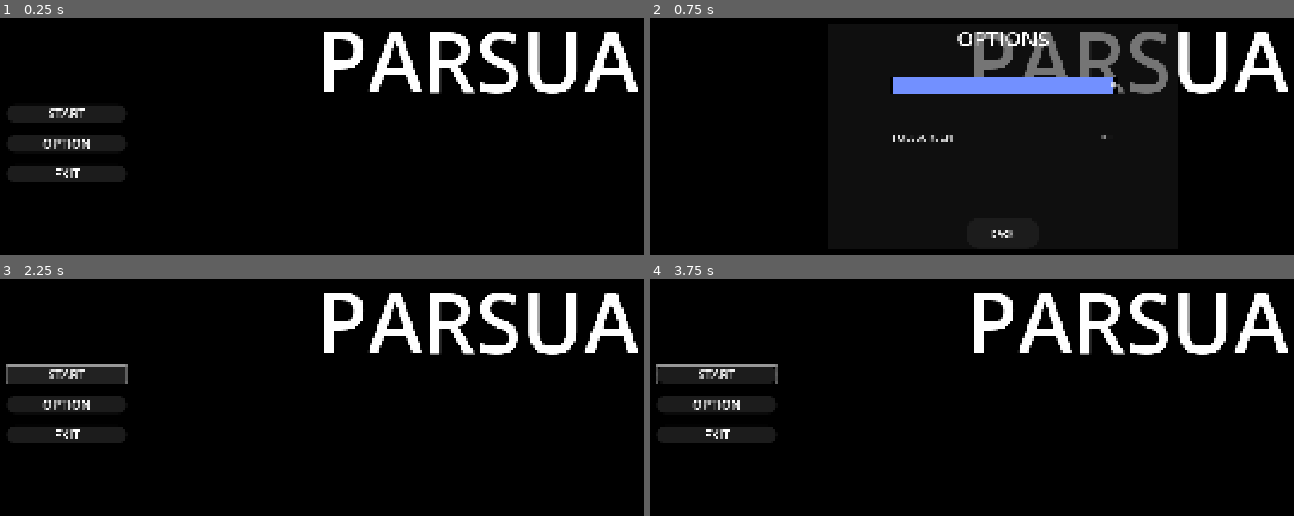
Above: before the commit, frames 1-4 (two rows, left to right).
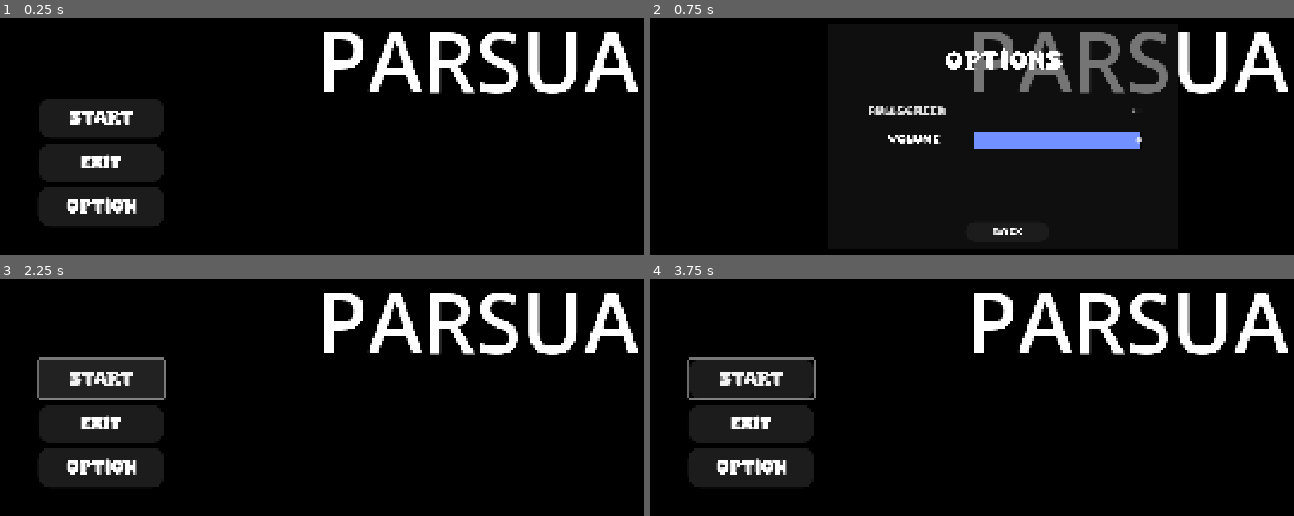
Above: after the commit, the same moments.

Repository: CARLFHG/PARSUA
Game: Godot game, scene res://scene/main_menu.tscn
Two runs of this game, one before a commit and one after it. Both use one fixed random seed, a clock stepped at 60 frames per second and the inputs below. This scene is started directly instead of the project's main scene. Video files are missing from this copy of the repository; at most half a second of black plays in their place.
Inputs (mouse positions are in pixels of both pictures, inside the frame that each line leads up to):
- Up to frame 1 (0.25 s): no input
- Up to frame 2 (0.75 s): click "OPTION" at 0.5 s
- Up to frame 3 (2.25 s): click "BACK" at 1.25 s; click "START" at 2 s
- Up to frame 4 (3.75 s): click "START" at 2.75 s; tap Enter at 3.5 s; move the mouse to (1178, 376) at 3.52 s; hold D (right) from 3.53 s (still down); click (1178, 376) at 3.67 s

The runs differ from the first frame. In frame 1, 8.5% of the frame differs, in the area x 1-26%, y 34-88%; in frame 2, 6.4%; in frame 3, 9.3%, in the area x 0-26%, y 32-88%; in frame 4, 9.2%.

Commit message:
change font and shi

Diff:
--- a/main menu bg/main_menu.gd
+++ b/main menu bg/main_menu.gd
@@ -1,21 +1,31 @@
 extends Control
 
-@onready var main_buttons: VBoxContainer = $MainButtons
-@onready var options: Panel = $Options
+@onready var start_button = $start
+@onready var exit_button = $exit
+@onready var option_button = $option
+@onready var options = $Options
 
 func _on_exit_pressed():
 	get_tree().quit() #CLOSE THE GAME
 
 func _ready():
-	main_buttons.visible= true #PARA VISIBLE SA MAIN MENU
-	options.visible= false #PARA DI MUNA MAG SHOW
+	# Make individual buttons visible
+	start_button.visible = true
+	exit_button.visible = true
+	option_button.visible = true
+
+	options.visible = false # This one stays the same
 
 
 func _on_button_2_pressed() -> void:
 	print("Settings pressed")
-	main_buttons.visible=false #PARA MAWALA UNG MAIN BUTTONS
-	options.visible=true #PARA MAG POP UP OPTIONS
+	# Hide the individual buttons
+	start_button.visible = false
+	exit_button.visible = false
+	option_button.visible = false
 
+	# Show the options panel
+	options.visible = true
 
 
 
--- a/scene/main_menu.tscn
+++ b/scene/main_menu.tscn
@@ -1,8 +1,9 @@
-[gd_scene load_steps=10 format=3 uid="uid://dkeph3lm33fjb"]
+[gd_scene load_steps=11 format=3 uid="uid://dkeph3lm33fjb"]
 
 [ext_resource type="Script" uid="uid://cyb36m76e7eps" path="res://main menu bg/main_menu.gd" id="1_sepwh"]
 [ext_resource type="VideoStream" uid="uid://ux2fveck7ait" path="res://main menu bg/Pixel Animation - Ocean Wave Loop.ogv" id="2_14wem"]
 [ext_resource type="Script" uid="uid://d2abhrobcx7ji" path="res://main menu bg/h_slider.gd" id="3_2atga"]
+[ext_resource type="FontFile" uid="uid://cni2e2jgi8ela" path="res://images/asssets/text/Super Pixel Personal Use.ttf" id="3_14wem"]
 [ext_resource type="Script" uid="uid://b1suxbrbt7q5y" path="res://main menu bg/check_button.gd" id="4_by01r"]
 [ext_resource type="AudioStream" uid="uid://dq5udpcyrf6p4" path="res://main menu bg/Pahina - Cup of Joe (Official Audio).mp3" id="5_dclss"]
 
@@ -45,40 +46,43 @@
 expand = true
 loop = true
 
-[node name="MainButtons" type="VBoxContainer" parent="."]
-layout_mode = 1
-anchors_preset = 4
-anchor_top = 0.5
-anchor_bottom = 0.5
-offset_left = 129.0
-offset_top = -210.0
-offset_right = 417.0
-offset_bottom = 243.0
-grow_vertical = 2
-theme_override_constants/separation = 30
-alignment = 1
-
-[node name="Button" type="Button" parent="MainButtons"]
-layout_mode = 2
-theme_override_colors/font_color = Color(16.638432, 16.638432, 16.638432, 1)
-theme_override_font_sizes/font_size = 30
+[node name="start" type="Button" parent="."]
+layout_mode = 0
+offset_left = 206.0
+offset_top = 447.0
+offset_right = 507.0
+offset_bottom = 542.6
+theme_override_colors/font_color = Color(16.638432, 16.638432, 16.638432, 1)
+theme_override_colors/font_outline_color = Color(0, 0, 0, 1)
+theme_override_fonts/font = ExtResource("3_14wem")
+theme_override_font_sizes/font_size = 35
 theme_override_styles/normal = SubResource("StyleBoxFlat_wtjmy")
 text = "START"
 
-[node name="Button2" type="Button" parent="MainButtons"]
-layout_mode = 2
-theme_override_colors/font_color = Color(16.638432, 16.638432, 16.638432, 1)
-theme_override_font_sizes/font_size = 30
-theme_override_styles/normal = SubResource("StyleBoxFlat_wtjmy")
-text = "OPTION"
-
-[node name="exit" type="Button" parent="MainButtons"]
-layout_mode = 2
-theme_override_colors/font_color = Color(16.638432, 16.638432, 16.638432, 1)
-theme_override_font_sizes/font_size = 30
+[node name="exit" type="Button" parent="."]
+layout_mode = 0
+offset_left = 205.0
+offset_top = 557.0
+offset_right = 506.0
+offset_bottom = 648.5
+theme_override_colors/font_color = Color(16.638432, 16.638432, 16.638432, 1)
+theme_override_fonts/font = ExtResource("3_14wem")
+theme_override_font_sizes/font_size = 35
 theme_override_styles/normal = SubResource("StyleBoxFlat_wtjmy")
 text = "EXIT
 "
+
+[node name="option" type="Button" parent="."]
+layout_mode = 0
+offset_left = 204.0
+offset_top = 659.0
+offset_right = 507.0
+offset_bottom = 755.0
+theme_override_colors/font_color = Color(16.638432, 16.638432, 16.638432, 1)
+theme_override_fonts/font = ExtResource("3_14wem")
+theme_override_font_sizes/font_size = 35
+theme_override_styles/normal = SubResource("StyleBoxFlat_wtjmy")
+text = "OPTION"
 
 [node name="Label" type="Label" parent="."]
 layout_mode = 0
@@ -107,20 +111,39 @@
 layout_mode = 1
 anchors_preset = 10
 anchor_right = 1.0
-offset_bottom = 136.75
-grow_horizontal = 2
+offset_left = 0.5
+offset_top = 59.875
+offset_right = 0.5
+offset_bottom = 110.875
+grow_horizontal = 2
+theme_override_fonts/font = ExtResource("3_14wem")
 theme_override_font_sizes/font_size = 50
 text = "OPTIONS"
 horizontal_alignment = 1
 
+[node name="VOLUME" type="Label" parent="Options"]
+layout_mode = 1
+anchors_preset = 10
+anchor_right = 1.0
+offset_left = 142.5
+offset_top = 262.875
+offset_right = -573.5
+offset_bottom = 287.875
+grow_horizontal = 2
+theme_override_fonts/font = ExtResource("3_14wem")
+theme_override_font_sizes/font_size = 24
+text = "VOLUME"
+horizontal_alignment = 1
+
 [node name="HSlider" type="HSlider" parent="Options"]
 layout_mode = 1
 anchors_preset = 5
 anchor_left = 0.5
 anchor_right = 0.5
-offset_left = -268.0
-offset_right = 273.0
-offset_bottom = 294.0625
+offset_left = -68.0
+offset_top = 225.875
+offset_right = 334.0
+offset_bottom = 329.9375
 grow_horizontal = 2
 theme_override_styles/slider = SubResource("StyleBoxLine_fu7sn")
 theme_override_styles/grabber_area = SubResource("StyleBoxFlat_glbon")
@@ -131,6 +154,26 @@
 script = ExtResource("3_2atga")
 audio_bus_name = "Musika"
 
+[node name="exit2" type="Button" parent="Options"]
+layout_mode = 1
+anchors_preset = 8
+anchor_left = 0.5
+anchor_top = 0.5
+anchor_right = 0.5
+anchor_bottom = 0.5
+offset_left = -90.0
+offset_top = 204.0
+offset_right = 109.0
+offset_bottom = 251.0
+grow_horizontal = 2
+grow_vertical = 2
+theme_override_colors/font_color = Color(16.638432, 16.638432, 16.638432, 1)
+theme_override_fonts/font = ExtResource("3_14wem")
+theme_override_font_sizes/font_size = 20
+theme_override_styles/normal = SubResource("StyleBoxFlat_wtjmy")
+text = "BACK
+"
+
 [node name="CheckButton" type="CheckButton" parent="Options"]
 layout_mode = 1
 anchors_preset = 8
@@ -138,42 +181,24 @@
 anchor_top = 0.5
 anchor_right = 0.5
 anchor_bottom = 0.5
-offset_left = -272.5
-offset_top = -33.375
-offset_right = 272.5
-offset_bottom = 33.375
-grow_horizontal = 2
-grow_vertical = 2
+offset_left = -331.0
+offset_top = -96.0
+offset_right = 343.0
+offset_bottom = -29.25
+grow_horizontal = 2
+grow_vertical = 2
+theme_override_fonts/font = ExtResource("3_14wem")
 theme_override_font_sizes/font_size = 24
 text = "FULLSCREEN"
 script = ExtResource("4_by01r")
-
-[node name="exit" type="Button" parent="Options"]
-layout_mode = 1
-anchors_preset = 8
-anchor_left = 0.5
-anchor_top = 0.5
-anchor_right = 0.5
-anchor_bottom = 0.5
-offset_left = -88.0
-offset_top = 195.0
-offset_right = 85.0
-offset_bottom = 268.0
-grow_horizontal = 2
-grow_vertical = 2
-theme_override_colors/font_color = Color(16.638432, 16.638432, 16.638432, 1)
-theme_override_font_sizes/font_size = 20
-theme_override_styles/normal = SubResource("StyleBoxFlat_wtjmy")
-text = "BACK
-"
 
 [node name="AudioStreamPlayer2D" type="AudioStreamPlayer2D" parent="."]
 stream = ExtResource("5_dclss")
 autoplay = true
 bus = &"Musika"
 
-[connection signal="pressed" from="MainButtons/Button2" to="." method="_on_button_2_pressed"]
-[connection signal="pressed" from="MainButtons/exit" to="." method="_on_exit_pressed"]
+[connection signal="pressed" from="exit" to="." method="_on_exit_pressed"]
+[connection signal="pressed" from="option" to="." method="_on_button_2_pressed"]
 [connection signal="value_changed" from="Options/HSlider" to="Options/HSlider" method="_on_value_changed"]
+[connection signal="pressed" from="Options/exit2" to="." method="_on_back_options_pressed"]
 [connection signal="toggled" from="Options/CheckButton" to="Options/CheckButton" method="_on_toggled"]
-[connection signal="pressed" from="Options/exit" to="." method="_on_back_options_pressed"]
Binary file added: images/asssets/text/Super Pixel Personal Use.ttf
Not shown, added: images/asssets/text/Super Pixel Personal Use.ttf.import
